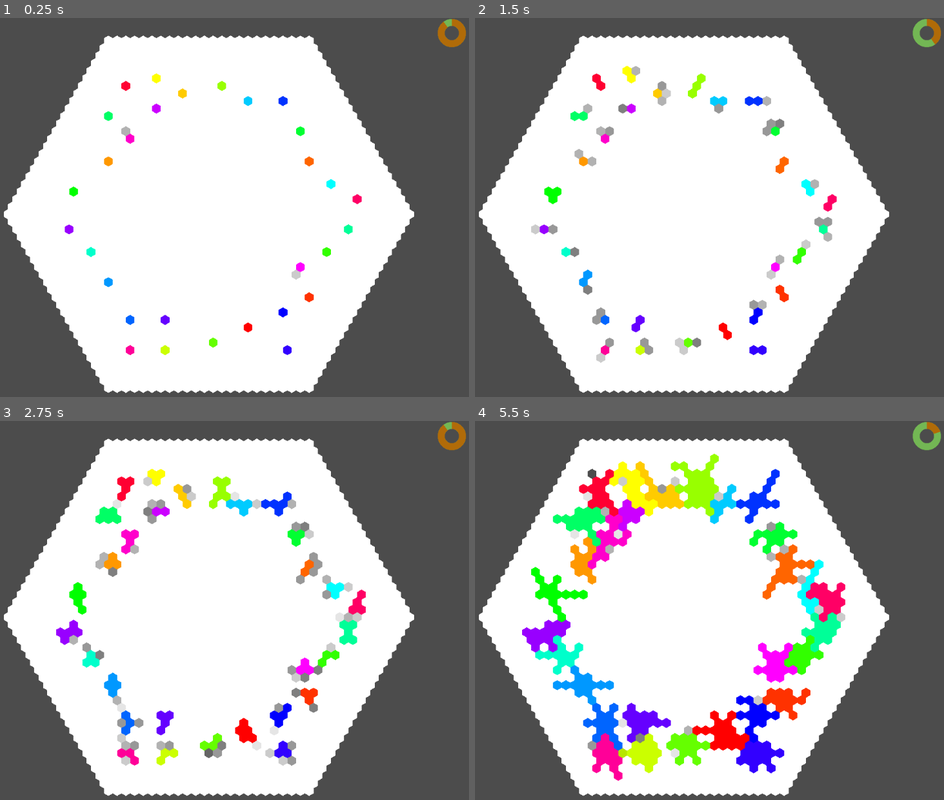
Above: before the commit, frames 1-4 (two rows, left to right).
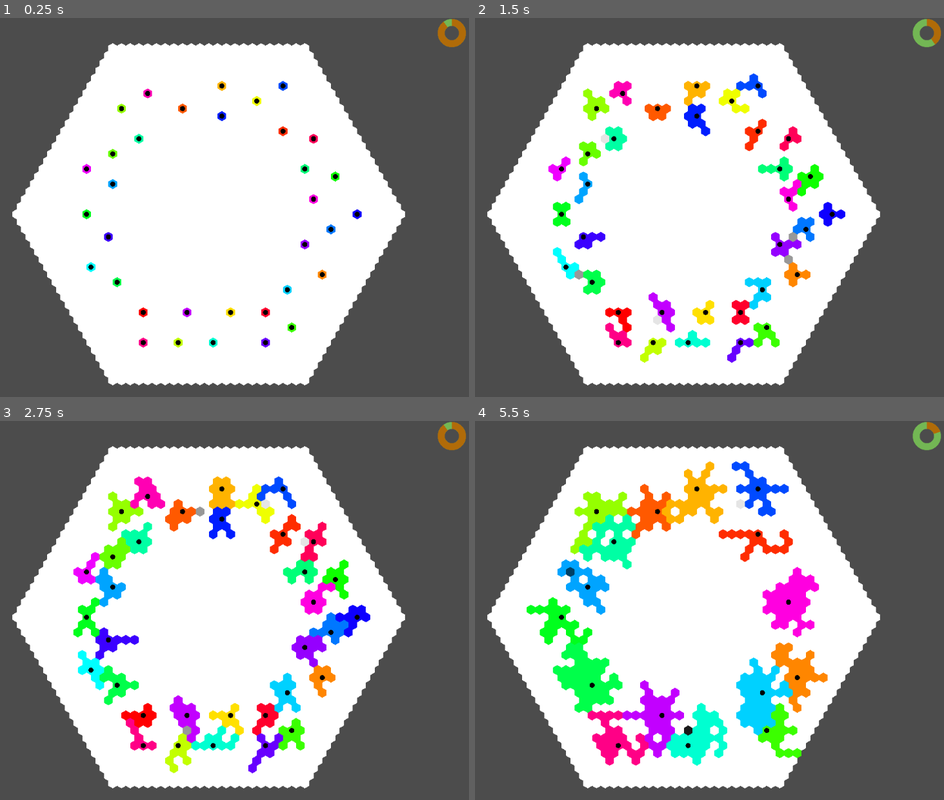
Above: after the commit, the same moments.

Repository: Pe3Hu/mapere
Game: Godot game, scene res://scenes/Game.tscn
The game is run twice, just before and just after one commit, with the same random seed, the same clock (stepped at 60 frames per second) and the same inputs.
Inputs (mouse positions are in pixels of both pictures, inside the frame that each line leads up to):
- Up to frame 1 (0.25 s): no input
- Up to frame 2 (1.5 s): move the mouse to (798, 196) at 0.52 s; click (798, 196) at 0.67 s; move the mouse to (582, 234) at 1.27 s; click (582, 234) at 1.42 s
- Up to frame 3 (2.75 s): move the mouse to (262, 530) at 2.02 s; click (262, 530) at 2.17 s
- Up to frame 4 (5.5 s): move the mouse to (657, 693) at 2.77 s; click (657, 693) at 2.92 s; move the mouse to (840, 674) at 3.52 s; click (840, 674) at 3.67 s; move the mouse to (531, 557) at 4.27 s; click (531, 557) at 4.42 s; move the mouse to (709, 618) at 5.02 s; click (709, 618) at 5.17 s

The runs differ from the first frame. In frame 1, 8.0% of the frame differs, in the area x 0-89%, y 4-99%; in frame 2, 15%; in frame 3, 20%; in frame 4, 27%.

Commit message:
version 0.01
1. damage apply system rework
2. expanse added

Diff:
--- a/scripts/Classes.gd
+++ b/scripts/Classes.gd
@@ -20,6 +20,7 @@
 	var num = {}
 	var vec = {}
 	var arr = {}
+	var dict = {}
 	var flag = {}
 	var color = {}
 	var obj = {}
@@ -28,6 +29,7 @@
 		num.index = Global.num.primary_key.hex
 		Global.num.primary_key.hex += 1
 		vec.grid = input_.grid
+		vec.center = Vector2()
 		num.parity = int(vec.grid.y)%2
 		num.ring = -1
 		num.sector = -1
@@ -37,24 +39,45 @@
 		arr.dot = input_.dots
 		arr.point = []
 		arr.neighbor = []
+		dict.challenger = {}
 		#arr.parent = []
 		#arr.child = []
+		flag.visiable = false
+		flag.capital = false
 		obj.map = input_.map
-		flag.visiable = false
 		obj.bastion = null
-		flag.capital = false
 		recolor("Default")
 
 		for dot in arr.dot:
 			arr.point.append(dot.vec.pos)
-
-	func get_damage(bastion_, value_):
-		if value_ > num.hp.current:
-			value_ = value_ - num.hp.current
+			vec.center += dot.vec.pos/arr.dot.size()
+
+	func contribute_damage(bastion_, value_):
+		if dict.challenger.keys().has(bastion_):
+			dict.challenger[bastion_] += value_
+		else:
+			dict.challenger[bastion_] = value_
+
+	func embody_damage():
+		var conqueror = {}
+		conqueror.value = -1
+		conqueror.bastion = null
+
+		for challenger in dict.challenger.keys():
+			if obj.map.arr.bastion.has(challenger) && dict.challenger[challenger] > conqueror.value:
+				conqueror.value = dict.challenger[challenger]
+				conqueror.bastion = challenger
+
+		dict.challenger = {}
+		get_damage(conqueror)
+
+	func get_damage(conqueror_):
+		if conqueror_.value > num.hp.current:
+			conqueror_.value = conqueror_.value - num.hp.current
 			num.hp.current = 0
 		else:
-			num.hp.current -= value_
-			value_ = 0
+			num.hp.current -= conqueror_.value
+			conqueror_.value = 0
 
 		if num.hp.current <= 0:
 			num.hp.current = num.hp.max
@@ -65,14 +88,13 @@
 				else:
 					obj.bastion.arr.hex.erase(self)
 					#obj.bastion.check_continuity([self],0)
-					obj.bastion.update_connects()
-
-			obj.bastion = bastion_
+
+			obj.bastion = conqueror_.bastion
 			obj.bastion.arr.hex.append(self)
 			#parent_.arr.child.append(self)
 			recolor("Bastions")
 
-		return value_
+		#return conqueror_.value
 
 	func get_heal(value_):
 		var heal = min(num.hp.max-num.hp.current,value_)
@@ -104,6 +126,10 @@
 						h = float(obj.bastion.num.index)/Global.num.primary_key.bastion
 						color.current = Color().from_hsv(h, 1.0, v)
 
+	func reset():
+		obj.bastion = null
+		recolor("Default")
+
 class Card:
 	var num = {}
 	var word = {}
@@ -174,6 +200,7 @@
 			arr.deck.append(arr.discard.pop_back())
 
 		arr.deck.shuffle()
+		launch_expanse()
 
 	func use_hand():
 		while arr.hand.size() > 0:
@@ -185,11 +212,12 @@
 		var value = floor(sqrt(num.charge))
 		#self hex fix
 		value += 1
-		value += arr.hex.size()
+		#value += arr.hex.size()
 
 		Global.rng.randomize()
 		var index_r = Global.rng.randi_range(0, Global.arr.neighbor[obj.hex.num.parity].size() - 1)
 		var grid = obj.hex.vec.grid
+		#pls fix this bug 1
 		var counter = 0
 
 		while value > 0 && counter < 100:
@@ -232,21 +260,154 @@
 							if border:
 								grid -= direction
 								var new_index = get_after_border_direction(direction_hex, index_r)
-								print("old",index_r)
-								print("new",new_index)
+								#pint("old",index_r)
+								#pint("new",new_index)
 								index_r = new_index
 								direction = Global.arr.neighbor[parity][new_index]
 								grid += direction
 
-							value -= 1
+							#value -= 1
 						"Heal":
-							value = direction_hex.get_heal(value)
+							direction_hex.get_heal(value)
 						"Damage":
 							direction_hex.recolor("Hp")
-							value = direction_hex.get_damage(self,value)
+							direction_hex.contribute_damage(self, value)
 
 
 		num.charge = 0
+
+	func launch_expanse():
+		if obj.map.arr.bastion.size() > 1:
+			var ordered = get_borderlands()
+			tick_borderlands(ordered)
+
+	func get_borderlands():
+		var borderlands = []
+		var incloseds = []
+		var ordered = []
+		var chains = [[]]
+
+		for hex in arr.hex:
+			for neighbor in hex.arr.neighbor:
+				if neighbor.obj.bastion != self && !borderlands.has(neighbor):
+					borderlands.append(neighbor)
+
+		for borderland in borderlands:
+			var flag = true
+
+			for neighbor in borderland.arr.neighbor:
+				flag = flag && neighbor.obj.bastion == self
+
+			if flag:
+				incloseds.append(borderland)
+				borderlands.erase(borderland)
+
+		ordered.append_array(incloseds)
+		var value = floor(sqrt(arr.hex.size()))
+
+		for borderland in borderlands:
+			var flag = true
+
+			for chain in chains:
+				for hex in chain:
+					if hex.arr.neighbor.has(borderland) && !chain.has(borderland):
+						chain.append(borderland)
+						flag = false
+
+			if flag:
+				chains.append([borderland])
+
+#		if value > incloseds.size():
+#			borderlands.shuffle()
+#			var first = borderlands.pop_back()
+#			ordered.append(first)
+#			var second = null
+#
+#			for neighbor in first.arr.neighbor:
+#				if borderlands.has(neighbor):
+#					second = neighbor
+#
+#			if second != null:
+#				borderlands.erase(second)
+#				ordered.append(second)
+#			else:
+#				pint("second WTF bug")
+#			var counter = borderlands.size()
+#
+#			while borderlands.size() > 0 && value > ordered.size() && counter > 0:
+#				counter -= 1
+#				var next = ordered.back()
+#
+#				for neighbor in next.arr.neighbor:
+#					if borderlands.has(neighbor):
+#						borderlands.erase(neighbor)
+#						ordered.append(neighbor)
+
+		for _i in range(chains.size()-1,-1-1):
+			var chain = chains[_i]
+			var flag = true
+
+			for hex in chain:
+				for neighbor in hex.arr.neighbor:
+					if !chain.has(neighbor):
+						if neighbor.obj.bastion != self && neighbor.flag.visiable:
+							flag = false
+
+			if flag:
+				ordered.append_array(chain)
+				chains.erase(chain)
+
+		var threats = find_capital_threats(chains)
+		ordered.append_array(threats)
+		return ordered
+
+	func calc_centroidal():
+		var vec = Vector2()
+
+		for hex in arr.hex:
+			vec += hex.vec.center/arr.hex.size()
+
+		return vec
+
+	func find_nearest_capital():
+		var centroidal = calc_centroidal()
+		var dists = []
+
+		for bastion in obj.map.arr.bastion:
+			if bastion != self:
+				var dist = {}
+				dist.value = bastion.obj.hex.vec.center.distance_to(centroidal)
+				dist.bastion = bastion
+				dists.append(dist)
+
+		dists.sort_custom(Classes.Sorter, "sort_ascending")
+		return dists
+
+	func find_capital_threats(chains_):
+		var ordered = []
+		var threats = []
+		var bastions = find_nearest_capital()
+
+		for chain in chains_:
+			for hex in chain:
+				var threat = {}
+				threat.value = hex.vec.center.distance_to(bastions[0].bastion.obj.hex.vec.center)
+				threat.hex = hex
+				threats.append(threat)
+
+		threats.sort_custom(Classes.Sorter, "sort_ascending")
+
+		for threat in threats:
+			ordered.append(threat.hex)
+
+		return ordered
+
+	func tick_borderlands(ordered_):
+		var value = floor(sqrt(arr.hex.size()))
+
+		for _i in value:
+			var hex = ordered_.pop_front()
+			hex.contribute_damage(self, value)
 
 	func get_deviation(old_index_):
 		var options = []
@@ -281,30 +442,12 @@
 
 		Global.rng.randomize()
 		var index_r = Global.rng.randi_range(0, options.size() - 1)
-		print(old_index_,options,options[index_r])
+		#pint(old_index_,options,options[index_r])
 		return options[index_r]
-
-	func check_continuity(loss_,counter_):
-#		var new_loss = []
-#
-#		for loss in loss_:
-#			get_loss(loss)
-#
-#		for loss in loss_:
-#			for child in loss.arr.child:
-#				if child.arr.parent.size() == 0:
-#					new_loss.append(child)
-#
-#		if new_loss == loss_:
-#			return
-#		else:
-#			if new_loss.size() > 0:
-#				check_continuity(new_loss,counter_+1)
-		pass
 
 	func update_connects():
 		var unconnecteds = []
-		var connecteds = [obj.hex]
+		var connecteds = [[obj.hex]]
 
 		for hex in arr.hex:
 			unconnecteds.append(hex)
@@ -312,34 +455,32 @@
 		unconnecteds.erase(obj.hex)
 
 		var flag = true
+		var _i = 0
 
 		while flag:
 			flag = false
-
-			for connected in connecteds:
+			connecteds.append([])
+
+			for connected in connecteds[_i]:
 				for neighbor in connected.arr.neighbor:
 					if unconnecteds.has(neighbor):
-						connecteds.append(neighbor)
+						connecteds[_i+1].append(neighbor)
 						unconnecteds.erase(neighbor)
 						flag = true
 
+			_i += 1
+
+		#if unconnecteds.size() > 0:
+		#	pint(unconnecteds.size(),self,connecteds.size())
 		for unconnected in unconnecteds:
-			get_loss(unconnected)
-
-	func get_loss(loss_):
-#		for child in loss_.arr.child:
-#			child.arr.parent.erase(loss_)
-
-		arr.hex.erase(loss_)
-		loss_.obj.bastion = null
-		loss_.recolor("Default")
+			unconnected.reset()
+			arr.hex.erase(unconnected)
 
 	func die():
 		obj.hex.flag.capital = false
 
 		for hex in arr.hex:
-			obj.hex.obj.bastion = null
-			hex.recolor("Default")
+			hex.reset()
 
 		obj.map.arr.bastion.erase(self)
 
@@ -444,7 +585,7 @@
 		center.num.ring = 0
 		center.flag.visiable = true
 
-		for _i in Global.num.map.rings-1:
+		for _i in Global.num.map.rings-2:
 			var next_ring = []
 
 			for _j in range(arounds[_i].size()-1,-1,-1):
@@ -460,7 +601,7 @@
 		var hex_counters = []
 		var sum = 0
 
-		for _i in Global.num.map.rings:
+		for _i in Global.num.map.rings-1:
 			hex_counters.append(0)
 
 		for hexs in arr.hex:
@@ -518,7 +659,7 @@
 				if sectors.has(hex.num.sector):
 					options.append(hex)
 
-		while options.size() > 1:
+		while options.size() > 0:
 			Global.rng.randomize()
 			var index_r = Global.rng.randi_range(0, options.size() - 1)
 			var input = {}
@@ -543,6 +684,17 @@
 		for bastion in arr.bastion:
 			bastion.obj.hex.recolor("Bastions")
 
+	func embody_hexs():
+		for hexs in arr.hex:
+			for hex in hexs:
+				if hex.dict.challenger.keys().size() > 0:
+					hex.embody_damage()
+
+		for bastion in arr.bastion:
+			bastion.update_connects()
+		if arr.bastion.size() == 1:
+			flag.ready = false
+
 	func recolor_hexs():
 		for hexs in arr.hex:
 			for hex in hexs:
--- a/scripts/Game.gd
+++ b/scripts/Game.gd
@@ -26,4 +26,7 @@
 			bastion.use_hand()
 
 	if Global.node.TimeBar.value >= Global.node.TimeBar.max_value:
+		if Global.obj.map.flag.ready:
+			 Global.obj.map.embody_hexs()
+
 		Global.node.TimeBar.value -= Global.node.TimeBar.max_value
--- a/scripts/MapDraw.gd
+++ b/scripts/MapDraw.gd
@@ -11,6 +11,8 @@
 		for hex in hexs:
 			if hex.flag.visiable:
 				draw_polygon(hex.arr.point, PoolColorArray([hex.color.current]))
+				if hex.flag.capital:
+					draw_circle(hex.vec.center, Global.num.map.a/2, Color(0.0, 0.0, 0.0))
 
 	#draw_circle(Global.vec.window_size.center, 3, Color(1.0, 1.0, 1.0))
 	pass
